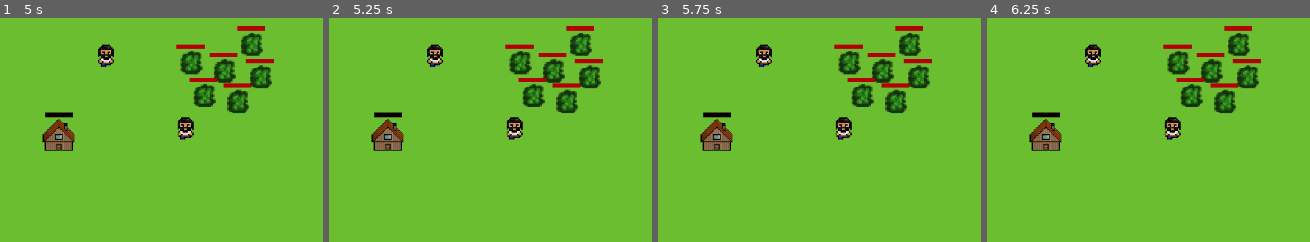
Above: before the commit, frames 1-4 (left to right).
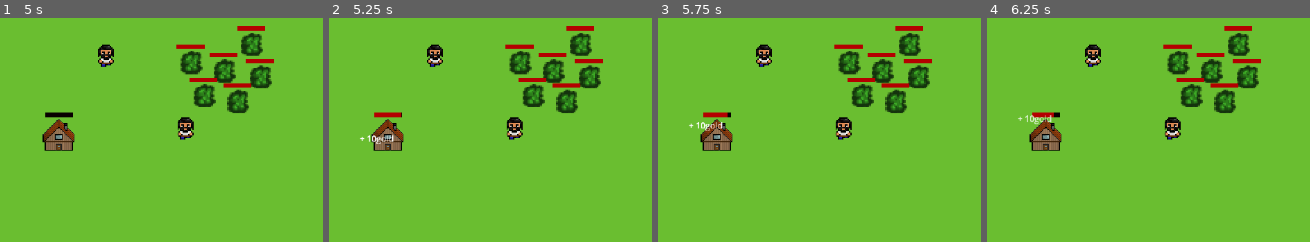
Above: after the commit, the same moments.

Repository: LukasDeRuiter/BigBattles
Game: Godot game, scene res://Scenes/world.tscn
Two runs of this game, one before a commit and one after it. Both use one fixed random seed, a clock stepped at 60 frames per second and the inputs below. This scene is started directly instead of the project's main scene.
Inputs (mouse positions are % of the whole screen's width and height, from its top left):
- Up to frame 1 (5 s): tap Enter at 0.5 s; drag from (35, 45) to (66, 51) at 0.52 s; drag from (51, 66) to (66, 51) at 1.27 s; move the mouse to (57, 26) at 2.02 s; hold Left (ui_left) 2.03-2.75 s; tap Mouse wheel down (WheelDown) at 2.1 s; click (57, 26) at 2.17 s; tap Space at 2.75 s; drag from (62, 47) to (25, 35) at 2.77 s; drag from (18, 26) to (47, 50) at 3.52 s; drag from (89, 45) to (47, 50) at 4.27 s
- Up to frame 2 (5.25 s): click "Yes" at 5 s
- Up to frame 3 (5.75 s): no input
- Up to frame 4 (6.25 s): click "No" at 5.75 s
The pictures show only the part of the screen within x 10-60%, y 31-81%; the shares and areas given below are measured in that part.

Frame 1 is identical in both runs. In frame 2, 0.4% of the frame differs, in the area x 9-23%, y 41-57%; in frame 3, 0.4%; in frame 4, 0.3%.

Commit message:
finish up coin house

Diff:
--- /dev/null
+++ b/Scenes/POP.tscn
@@ -0,0 +1,9 @@
+[gd_scene load_steps=2 format=3 uid="uid://o3sguo8ytj28"]
+
+[ext_resource type="Script" uid="uid://dr5ejmbykvpyg" path="res://Scripts/pop.gd" id="1_n2vjv"]
+
+[node name="POP" type="Label"]
+offset_left = -53.0
+offset_top = -23.0
+offset_right = 55.0
+script = ExtResource("1_n2vjv")
--- a/Scripts/coin_house.gd
+++ b/Scripts/coin_house.gd
@@ -1,4 +1,6 @@
 extends StaticBody2D
+
+var POP = preload("res://Scenes/POP.tscn")
 
 var totalTime = 50
 var currentTime
@@ -22,3 +24,8 @@
 
 func coinsCollected():
 	Game.coin += 10
+	_ready()
+
+	var pop = POP.instantiate()
+	add_child(pop)
+	pop.show_value(str(10), false)
--- /dev/null
+++ b/Scripts/pop.gd
@@ -0,0 +1,23 @@
+extends Label
+
+var travel = Vector2(0, -50)
+var duration = 1
+var spread = PI / 2
+
+func show_value(value, crit):
+	var tween = create_tween()
+	text = "+ " + str(value) + "gold"
+	pivot_offset = size / 4
+
+	var movement = travel.rotated(randi_range(-spread / 2, spread / 2))
+
+	tween.tween_property(self, "position", position + movement, duration)
+	tween.tween_property(self, "modulate:a", 0.0, duration)
+
+	if crit == true:
+		modulate = Color(1, 0, 0)
+		scale = scale * 2
+		tween.tween_property(self, "scale", scale, 0.4)
+
+	tween.play()
+	tween.tween_callback(self.queue_free)
Not shown, added: Scripts/pop.gd.uid
